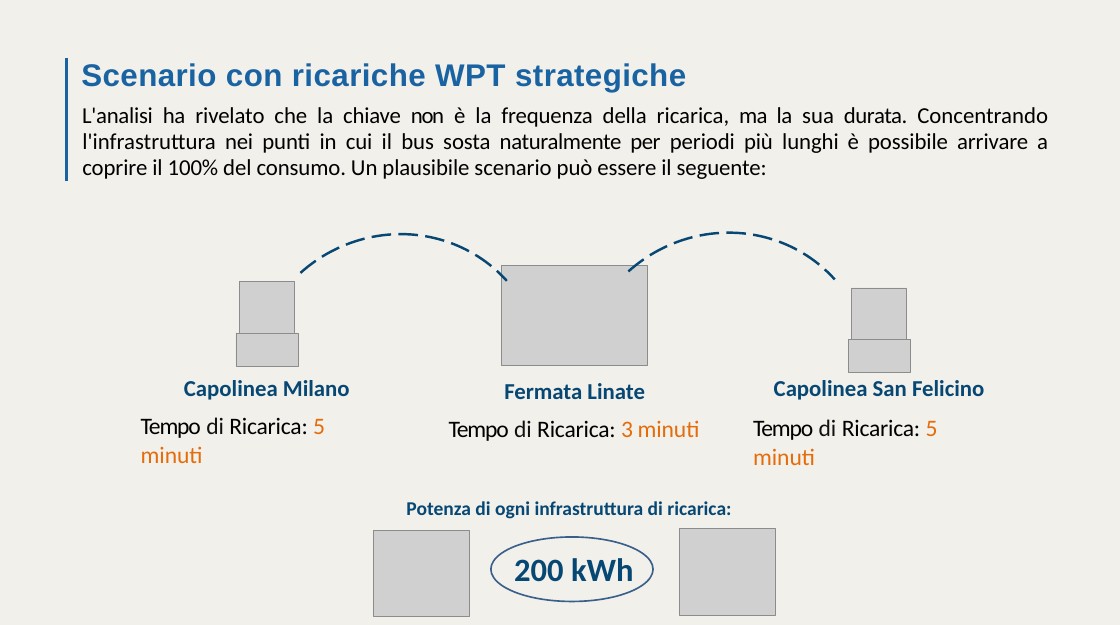
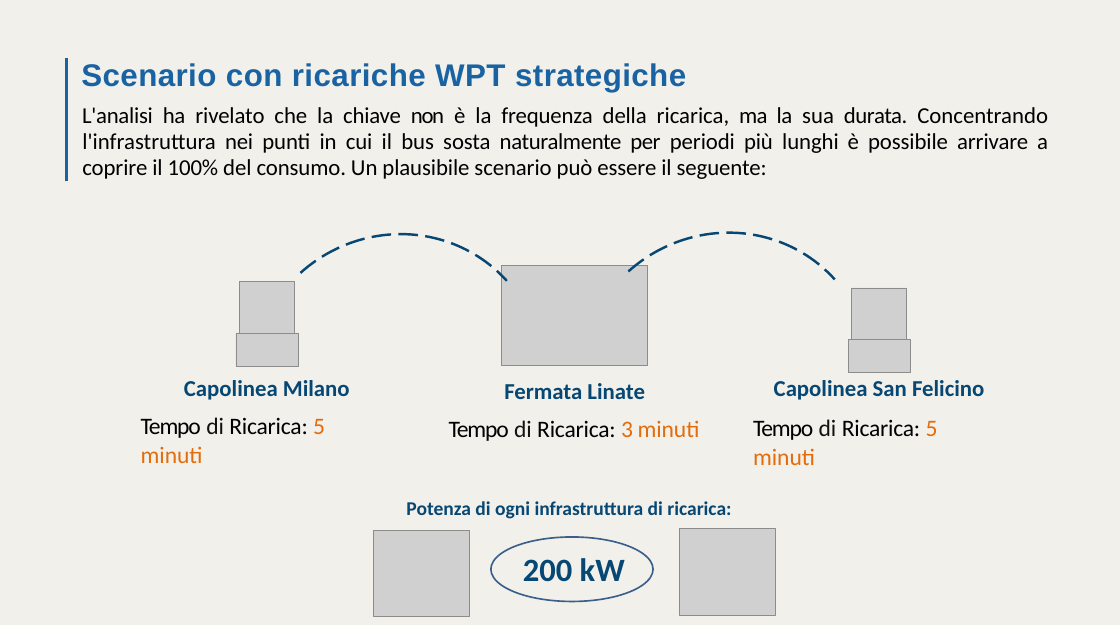
Before and after one commit to Joshuari03/ProgettoASET, a slide deck: slide 11 of Elettrificazione_Strategica_Linea_973.pptx. Drawn at 1120x625 pixels with LibreOffice and Linux fonts; fonts in the diff are those of the drawing; grey boxes stand for pictures. Boxes give left, top, right and bottom in pixels: in the first picture for what was removed or moved away, otherwise in the second. Text is boxed around its words. In the diff, an @@ line names an element or a change of style, - is before the commit and + after.

Commit message:
corretto un errore

```diff
--- a/Elettrificazione_Strategica_Linea_973.pptx
+++ b/Elettrificazione_Strategica_Linea_973.pptx
@@ text at (523, 558, 625, 582): text changed @@
-200 kWh
+200 kW
```
